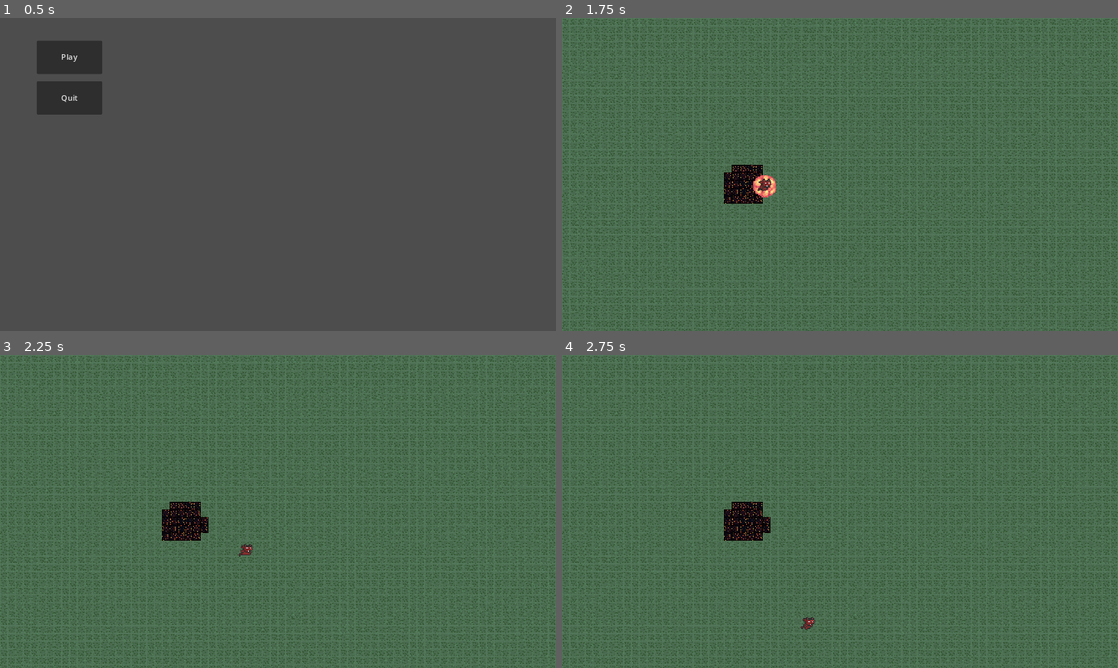
Above: before the commit, frames 1-4 (two rows, left to right).
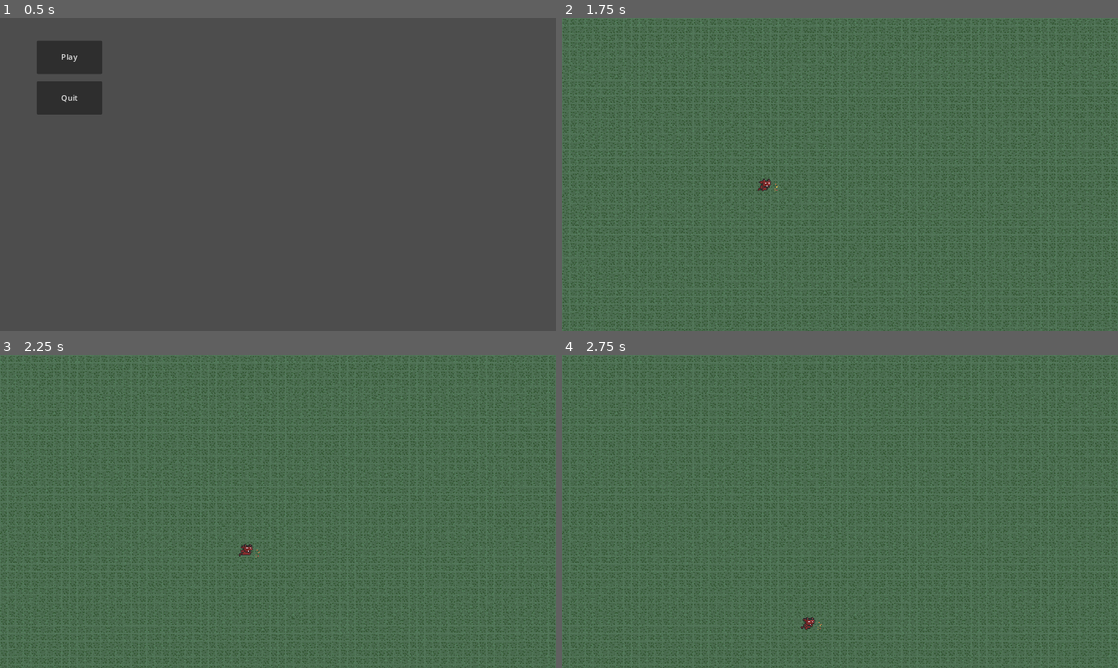
Above: after the commit, the same moments.

Repository: Seblis/They-won-t-survive
Game: Godot game, scene res://main.tscn
Same seed, same stepped clock (60 frames per second), same inputs: the game is played once before the commit and once after it.
Inputs:
- Up to frame 1 (0.5 s): no input
- Up to frame 2 (1.75 s): click "Play" at 0.5 s; tap Enter at 1.25 s; hold Right (ui_right) from 1.28 s (still down)
- Up to frame 3 (2.25 s): release Right (ui_right) at 2.03 s; hold Down (ui_down) from 2.03 s (still down)
- Up to frame 4 (2.75 s): keep holding Down (ui_down)

Frame 1 is identical in both runs. In frame 2, 0.9% of the frame differs, in the area x 29-39%, y 46-60%; in frame 3, 0.9%; in frame 4, 0.9%.

Commit message:
Groundwork for basic fireball weapon

Diff:
--- /dev/null
+++ b/components/HitboxComponent.gd
@@ -0,0 +1,8 @@
+class_name HitboxComponent
+extends Area2D
+
+@export var damage: int = 0
+@export var hitbox_area: CollisionShape2D
+
+func _ready():
+	global_position = get_parent().global_position
--- /dev/null
+++ b/components/HitboxComponent.tscn
@@ -0,0 +1,8 @@
+[gd_scene load_steps=2 format=3 uid="uid://b7o7itrk474r"]
+
+[ext_resource type="Script" path="res://components/HitboxComponent.gd" id="1_acjjk"]
+
+[node name="HitboxComponent" type="Area2D"]
+script = ExtResource("1_acjjk")
+
+[node name="CollisionShape2D" type="CollisionShape2D" parent="."]
--- a/components/HurtboxComponent.gd
+++ b/components/HurtboxComponent.gd
@@ -5,10 +5,11 @@
 ##
 ## Usage requires to add HealthComponent in the node inspector
 
-#@export var hurtbox_area: Array[CollisionShape2D] = []
 @export var health: HealthComponent = null
 # we can add hit animation here
 
+func _ready():
+	global_position = get_parent().global_position
 
 func _on_body_entered(body):
 	if body.is_in_group(GameEngine.GROUP_ENEMY_WEAPON):
--- a/components/HurtboxComponent.tscn
+++ b/components/HurtboxComponent.tscn
@@ -5,4 +5,6 @@
 [node name="HurtboxComponent" type="Area2D"]
 script = ExtResource("1_q3l1b")
 
+[node name="CollisionShape2D" type="CollisionShape2D" parent="."]
+
 [connection signal="body_entered" from="." to="." method="_on_body_entered"]
--- /dev/null
+++ b/levels/CorruptionWeapons.gd
@@ -0,0 +1,4 @@
+extends Node2D
+
+func _ready():
+	global_position = get_parent().global_position
--- /dev/null
+++ b/levels/DamageWeapons.gd
@@ -0,0 +1,4 @@
+extends Node2D
+
+func _ready():
+	global_position = get_parent().global_position
--- a/levels/base_level.tscn
+++ b/levels/base_level.tscn
@@ -1,11 +1,14 @@
-[gd_scene load_steps=14 format=3 uid="uid://cp03yccnrohe1"]
+[gd_scene load_steps=17 format=3 uid="uid://cp03yccnrohe1"]
 
 [ext_resource type="Script" path="res://levels/base_level.gd" id="1_v7j55"]
 [ext_resource type="TileSet" uid="uid://8cfel0ses07a" path="res://assets/tiles/base_level_tileset.tres" id="2_ln7d0"]
 [ext_resource type="PackedScene" uid="uid://7jekns5y01qt" path="res://player/player.tscn" id="3_ba8e1"]
+[ext_resource type="Script" path="res://levels/CorruptionWeapons.gd" id="4_vj0u6"]
 [ext_resource type="PackedScene" uid="uid://br7m47vps1buj" path="res://player/weapons/corruption_weapon.tscn" id="6_0s8x0"]
 [ext_resource type="Script" path="res://levels/CorruptionEngine.gd" id="6_bh0is"]
+[ext_resource type="Script" path="res://levels/DamageWeapons.gd" id="6_eagdq"]
 [ext_resource type="Script" path="res://levels/enemy_spawner.gd" id="7_t3rld"]
+[ext_resource type="PackedScene" uid="uid://vc2yyo4ol2qk" path="res://player/weapons/fireball.tscn" id="7_tw8ou"]
 [ext_resource type="Script" path="res://levels/spawn_point.gd" id="8_5g4ly"]
 
 [sub_resource type="Environment" id="Environment_5v3mb"]
@@ -49,10 +52,16 @@
 show_behind_parent = true
 position = Vector2(-142.5, -173.5)
 scale = Vector2(0.5, 0.5)
+script = ExtResource("4_vj0u6")
 
 [node name="BasicCorrupt" parent="Player/CorruptionWeapons" instance=ExtResource("6_0s8x0")]
 cooldown = 5.0
 hitbox = SubResource("CircleShape2D_7onf8")
+
+[node name="DamageWeapons" type="Node2D" parent="Player"]
+script = ExtResource("6_eagdq")
+
+[node name="Sprite2D" parent="Player/DamageWeapons" instance=ExtResource("7_tw8ou")]
 
 [node name="LevelBorders" type="StaticBody2D" parent="."]
 
--- a/player/player.tscn
+++ b/player/player.tscn
@@ -145,6 +145,6 @@
 [node name="HurtboxComponent" parent="." node_paths=PackedStringArray("health") instance=ExtResource("4_uivmg")]
 health = NodePath("../HealthComponent")
 
-[node name="CollisionShape2D" type="CollisionShape2D" parent="HurtboxComponent"]
+[node name="CollisionShape2D2" type="CollisionShape2D" parent="HurtboxComponent"]
 position = Vector2(0, 1)
 shape = SubResource("RectangleShape2D_lkj30")
--- /dev/null
+++ b/player/weapons/fireball.gd
@@ -0,0 +1,15 @@
+extends Sprite2D
+
+@export var damage: int = 5
+@export var SPEED: float = 250.0
+var _target_vector: Vector2
+
+func _ready():
+	pass
+
+func _physics_process(delta):
+	global_position += _target_vector * SPEED * delta
+
+func set_target(target: Node2D):
+	_target_vector = (target.global_position - global_position).normalized()
+	# TODO set rotation
--- /dev/null
+++ b/player/weapons/fireball.tscn
@@ -0,0 +1,115 @@
+[gd_scene load_steps=7 format=3 uid="uid://vc2yyo4ol2qk"]
+
+[ext_resource type="Texture2D" uid="uid://cd4cs8hln34in" path="res://assets/sprites/Imp Sprite Sheet.png" id="1_cdlth"]
+
+[sub_resource type="Animation" id="Animation_p2d8t"]
+resource_name = "cast"
+length = 0.3
+tracks/0/type = "value"
+tracks/0/imported = false
+tracks/0/enabled = true
+tracks/0/path = NodePath(".:frame")
+tracks/0/interp = 1
+tracks/0/loop_wrap = true
+tracks/0/keys = {
+"times": PackedFloat32Array(0, 0.1, 0.2, 0.3),
+"transitions": PackedFloat32Array(1, 1, 1, 1),
+"update": 1,
+"values": [40, 41, 42, 43]
+}
+tracks/1/type = "value"
+tracks/1/imported = false
+tracks/1/enabled = true
+tracks/1/path = NodePath("HitboxArea:monitoring")
+tracks/1/interp = 1
+tracks/1/loop_wrap = true
+tracks/1/keys = {
+"times": PackedFloat32Array(0, 0.3),
+"transitions": PackedFloat32Array(1, 1),
+"update": 1,
+"values": [false, true]
+}
+
+[sub_resource type="Animation" id="Animation_mqes2"]
+resource_name = "land"
+length = 0.3
+tracks/0/type = "value"
+tracks/0/imported = false
+tracks/0/enabled = true
+tracks/0/path = NodePath(".:frame")
+tracks/0/interp = 1
+tracks/0/loop_wrap = true
+tracks/0/keys = {
+"times": PackedFloat32Array(0, 0.1, 0.2, 0.3),
+"transitions": PackedFloat32Array(1, 1, 1, 1),
+"update": 1,
+"values": [43, 44, 45, 46]
+}
+tracks/1/type = "value"
+tracks/1/imported = false
+tracks/1/enabled = true
+tracks/1/path = NodePath("HitboxArea:monitoring")
+tracks/1/interp = 1
+tracks/1/loop_wrap = true
+tracks/1/keys = {
+"times": PackedFloat32Array(0),
+"transitions": PackedFloat32Array(1),
+"update": 1,
+"values": [false]
+}
+
+[sub_resource type="Animation" id="Animation_dmc5q"]
+length = 0.001
+tracks/0/type = "value"
+tracks/0/imported = false
+tracks/0/enabled = true
+tracks/0/path = NodePath(".:frame")
+tracks/0/interp = 1
+tracks/0/loop_wrap = true
+tracks/0/keys = {
+"times": PackedFloat32Array(0),
+"transitions": PackedFloat32Array(1),
+"update": 1,
+"values": [40]
+}
+tracks/1/type = "value"
+tracks/1/imported = false
+tracks/1/enabled = true
+tracks/1/path = NodePath("HitboxArea:monitoring")
+tracks/1/interp = 1
+tracks/1/loop_wrap = true
+tracks/1/keys = {
+"times": PackedFloat32Array(0),
+"transitions": PackedFloat32Array(1),
+"update": 1,
+"values": [true]
+}
+
+[sub_resource type="AnimationLibrary" id="AnimationLibrary_k40pd"]
+_data = {
+"RESET": SubResource("Animation_dmc5q"),
+"cast": SubResource("Animation_p2d8t"),
+"land": SubResource("Animation_mqes2")
+}
+
+[sub_resource type="RectangleShape2D" id="RectangleShape2D_2ypj7"]
+size = Vector2(12, 5)
+
+[node name="Sprite2D" type="Sprite2D"]
+position = Vector2(0, -9)
+texture = ExtResource("1_cdlth")
+hframes = 8
+vframes = 12
+frame = 40
+
+[node name="AnimationPlayer" type="AnimationPlayer" parent="."]
+libraries = {
+"": SubResource("AnimationLibrary_k40pd")
+}
+autoplay = "land"
+
+[node name="HitboxArea" type="Area2D" parent="."]
+
+[node name="CollisionShape2D" type="CollisionShape2D" parent="HitboxArea"]
+position = Vector2(9, 9.5)
+shape = SubResource("RectangleShape2D_2ypj7")
